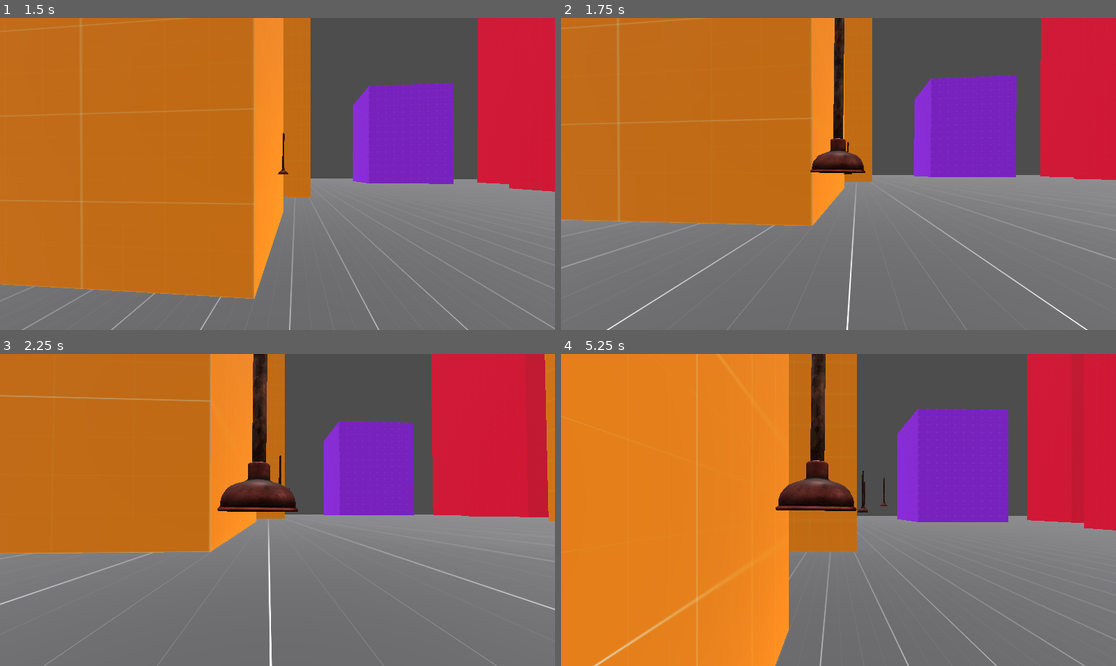
Above: before the commit, frames 1-4 (two rows, left to right).
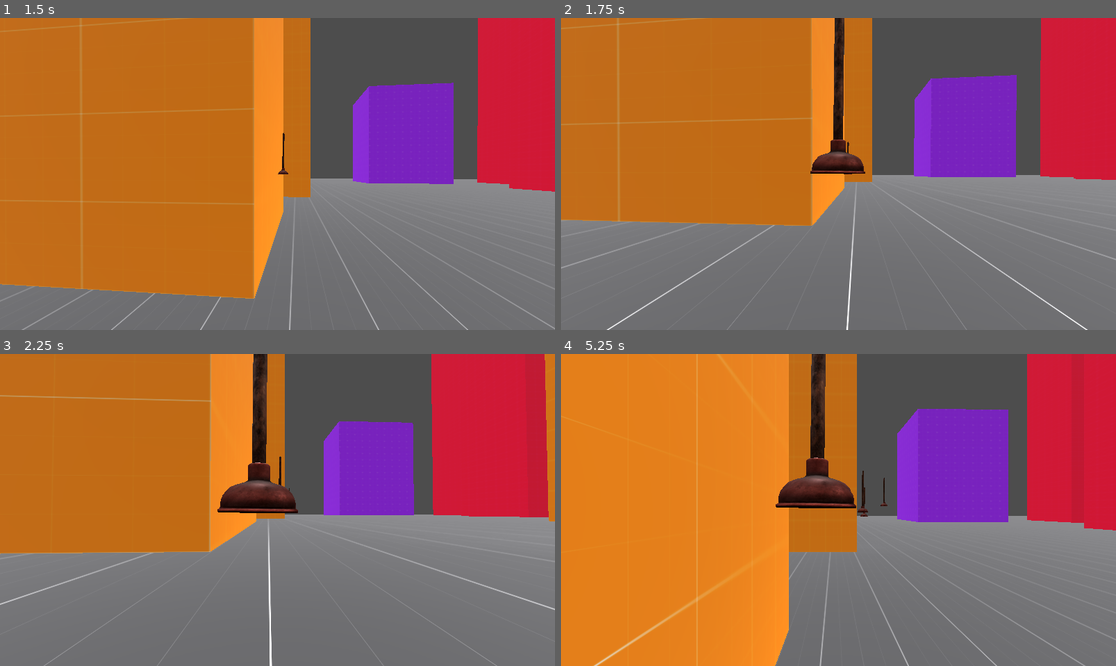
Above: after the commit, the same moments.

Repository: michlam/Plungerman
Game: Godot game, scene res://src/scenes/main.tscn
The game is run twice, just before and just after one commit, with the same random seed, the same clock (stepped at 60 frames per second) and the same inputs.
Inputs (mouse positions are in pixels of both pictures, inside the frame that each line leads up to):
- Up to frame 1 (1.5 s): move the mouse to (305, 174) at 0.52 s; hold W (move_forward) from 0.53 s (still down); right-click (305, 174) at 0.6 s; tap Space (jump) at 0.77 s; move the mouse to (249, 174) at 1.27 s; tap Shift (run) at 1.35 s
- Up to frame 2 (1.75 s): keep holding W (move_forward); tap Space (jump) at 1.52 s; right-click (810, 174) at 1.55 s
- Up to frame 3 (2.25 s): keep holding W (move_forward); move the mouse to (288, 503) at 2.02 s; right-click (288, 503) at 2.1 s
- Up to frame 4 (5.25 s): keep holding W (move_forward); move the mouse to (832, 516) at 2.77 s; right-click (832, 516) at 2.85 s; tap Space (jump) at 3.02, 3.77, 4.52 s; move the mouse to (877, 513) at 3.52 s; hold Shift (run) 3.53-4.28 s; right-click (877, 513) at 3.8 s; move the mouse to (794, 506) at 4.27 s; right-click (794, 506) at 4.35 s; move the mouse to (844, 510) at 5.02 s; right-click (844, 510) at 5.1 s

Frame 1 is identical in both runs. In frame 2, 0.2% of the frame differs, in the area x 44-55%, y 8-50%; in frame 3, 0.3%; in frame 4, 0.7%, in the area x 38-59%, y 0-53%.

Commit message:
Added y vector to plunger shoot
- Will need to convert to camera direction. Right now it's using player direction

Diff:
--- a/src/scripts/plunger.gd
+++ b/src/scripts/plunger.gd
@@ -12,4 +12,5 @@
 		_direction = direction
 
 	velocity.x = _direction.x * speed
+	velocity.y = _direction.y * speed
 	velocity.z = _direction.z * speed
